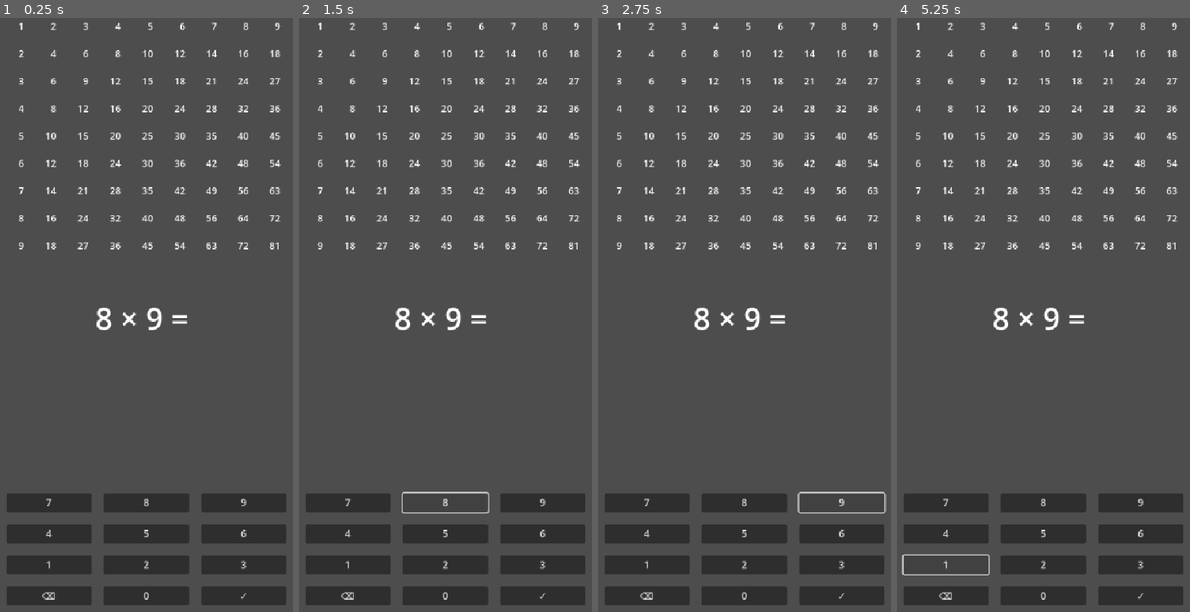
Above: before the commit, frames 1-4 (left to right).
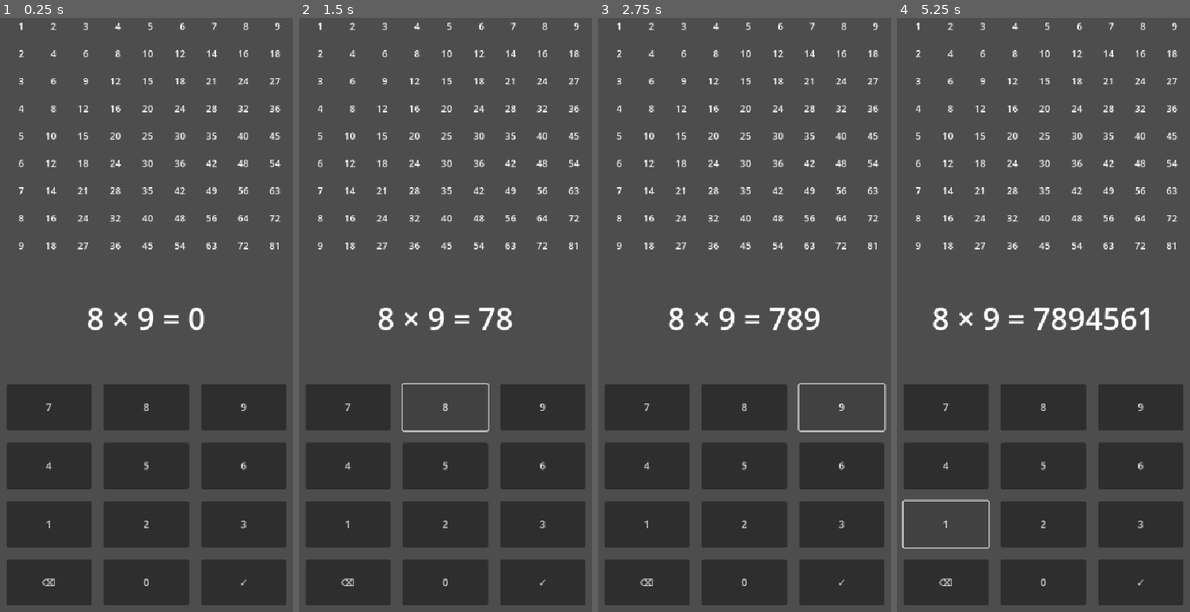
Above: after the commit, the same moments.

Repository: not-learning/einmaleins
Game: Godot game, scene res://main.tscn
Two runs of this game, one before a commit and one after it. Both use one fixed random seed, a clock stepped at 60 frames per second and the inputs below.
Inputs:
- Up to frame 1 (0.25 s): no input
- Up to frame 2 (1.5 s): click "7" at 0.5 s; click "8" at 1.25 s
- Up to frame 3 (2.75 s): click "9" at 2 s
- Up to frame 4 (5.25 s): click "4" at 2.75 s; click "5" at 3.5 s; click "6" at 4.25 s; click "1" at 5 s

The runs differ from the first frame. In frame 1, 20% of the frame differs, in the area x 2-98%, y 48-98%; in frame 2, 18%; in frame 3, 18%; in frame 4, 20%.

Commit message:
Basics work.

Diff:
--- a/exercise.gd
+++ b/exercise.gd
@@ -1,10 +1,21 @@
 extends Label
 
+signal correct
+
+var a: int
+var b: int
+var ans: int
+var check: bool
+var ex: String
+
 func _ready() -> void:
-	var a := randi() % 8 + 2
-	var b := randi() % 8 + 2
-	var ex := "%d × %d = " % [a, b]
-	text = ex
+	a = randi() % 8 + 2
+	b = randi() % 8 + 2
 
 func _process(_delta: float) -> void:
-	pass # Replace with function body.
+	ex = "%d × %d = " % [a, b]
+	text = ex + str(ans)
+	if check && ans == a * b:
+		a = randi() % 8 + 2
+		b = randi() % 8 + 2
+		correct.emit()
--- a/exercise.tscn
+++ b/exercise.tscn
@@ -2,7 +2,7 @@
 
 [ext_resource type="Script" uid="uid://cs5ondoqhx7w0" path="res://exercise.gd" id="1_7w0te"]
 
-[node name="MarginContainer" type="MarginContainer"]
+[node name="ExMargin" type="MarginContainer"]
 offset_right = 40.0
 offset_bottom = 40.0
 size_flags_horizontal = 4
--- /dev/null
+++ b/key_num.gd
@@ -0,0 +1,15 @@
+extends Button
+
+signal send_num(num: int)
+var num: int
+
+func _ready() -> void:
+	pass # Replace with function body.
+
+
+# Called every frame. 'delta' is the elapsed time since the previous frame.
+func _process(delta: float) -> void:
+	pass
+
+func _on_button_down() -> void:
+	send_num.emit(num)
--- a/key_num.tscn
+++ b/key_num.tscn
@@ -1,6 +1,21 @@
-[gd_scene format=3 uid="uid://bjrcq6onbx8tg"]
+[gd_scene load_steps=3 format=3 uid="uid://bjrcq6onbx8tg"]
 
-[node name="MarginContainer" type="MarginContainer"]
+[ext_resource type="Script" uid="uid://c51c2ouwpobqi" path="res://key_num.gd" id="1_pkc0r"]
+
+[sub_resource type="GDScript" id="GDScript_pkc0r"]
+script/source = "extends MarginContainer
+
+# Called when the node enters the scene tree for the first time.
+func _ready() -> void:
+	pass # Replace with function body.
+
+
+# Called every frame. 'delta' is the elapsed time since the previous frame.
+func _process(delta: float) -> void:
+	pass
+"
+
+[node name="KeyMargin" type="MarginContainer"]
 anchors_preset = 8
 anchor_left = 0.5
 anchor_top = 0.5
@@ -14,7 +29,11 @@
 grow_vertical = 2
 size_flags_horizontal = 3
 size_flags_vertical = 3
+script = SubResource("GDScript_pkc0r")
 
 [node name="KeyNum" type="Button" parent="."]
 layout_mode = 2
 action_mode = 0
+script = ExtResource("1_pkc0r")
+
+[connection signal="button_down" from="KeyNum" to="KeyNum" method="_on_button_down"]
--- a/keypad.gd
+++ b/keypad.gd
@@ -1,6 +1,10 @@
 extends GridContainer
 
+signal ans_upd(num: int, check: bool)
+
 @export var button_scene: PackedScene
+var ans: int
+var check: bool
 
 var nums := [
 	7, 8, 9,
@@ -17,10 +21,23 @@
 ]
 
 func _ready() -> void:
-	for ss in strs:
-		var btn = button_scene.instantiate()
-		btn.get_child(0).text = ss
-		add_child(btn)
+	for i in 12:
+		var keyMarg = button_scene.instantiate()
+		add_child(keyMarg)
+		var btn = keyMarg.get_node("KeyNum")
+		btn.text = strs[i]
+		btn.num = i
+		btn.send_num.connect(_on_send_num)
+
+func _on_send_num(num: int):
+	check = false
+	if num == 9:
+		ans /= 10
+	elif num == 11:
+		check = true
+	else:
+		ans = nums[num] + 10*ans
+	ans_upd.emit(ans, check)
 
 func _process(delta: float) -> void:
 	pass
--- /dev/null
+++ b/main.gd
@@ -0,0 +1,21 @@
+extends VBoxContainer
+
+var ex: Label
+var kp: GridContainer
+
+func _ready() -> void:
+	kp = get_node("KeypadMargin/Keypad")
+	kp.ans_upd.connect(_on_ans_upd)
+	ex = get_node("ExMargin/Exercise")
+	ex.correct.connect(_on_correct)
+
+func _on_ans_upd(ans: int, check: bool):
+	ex.ans = ans
+	ex.check = check
+
+func _on_correct():
+	kp.ans = 0
+	ex.ans = 0
+
+func _process(delta: float) -> void:
+	pass
--- a/main.tscn
+++ b/main.tscn
@@ -1,6 +1,7 @@
-[gd_scene load_steps=4 format=3 uid="uid://dnc7mbmkyyud"]
+[gd_scene load_steps=5 format=3 uid="uid://dnc7mbmkyyud"]
 
 [ext_resource type="PackedScene" uid="uid://b4ux8sr558ts5" path="res://xtable.tscn" id="1_0xm2m"]
+[ext_resource type="Script" uid="uid://bcnre1k1ogd5m" path="res://main.gd" id="1_1bvp3"]
 [ext_resource type="PackedScene" uid="uid://dqtjdgxtsokyj" path="res://exercise.tscn" id="2_h2yge"]
 [ext_resource type="PackedScene" uid="uid://d273utle5fn7" path="res://keypad.tscn" id="3_h2yge"]
 
@@ -12,13 +13,13 @@
 grow_vertical = 2
 size_flags_horizontal = 3
 size_flags_vertical = 3
+script = ExtResource("1_1bvp3")
 
 [node name="Xtable" parent="." instance=ExtResource("1_0xm2m")]
 layout_mode = 2
 
-[node name="Exercise" parent="." instance=ExtResource("2_h2yge")]
+[node name="ExMargin" parent="." instance=ExtResource("2_h2yge")]
 layout_mode = 2
 
 [node name="KeypadMargin" parent="." instance=ExtResource("3_h2yge")]
 layout_mode = 2
-size_flags_vertical = 10
--- a/mult.tscn
+++ b/mult.tscn
@@ -1,6 +1,6 @@
 [gd_scene format=3 uid="uid://bcvt6up78uf5o"]
 
-[node name="MarginContainer" type="MarginContainer"]
+[node name="MultMargin" type="MarginContainer"]
 anchors_preset = 8
 anchor_left = 0.5
 anchor_top = 0.5
@@ -19,7 +19,7 @@
 theme_override_constants/margin_right = 10
 theme_override_constants/margin_bottom = 10
 
-[node name="Label" type="Label" parent="."]
+[node name="Mult" type="Label" parent="."]
 layout_mode = 2
 theme_override_font_sizes/font_size = 15
 horizontal_alignment = 2
--- a/xtable.gd
+++ b/xtable.gd
@@ -6,7 +6,7 @@
 	for i in 9:
 		for j in 9:
 			var mul = mult_scene.instantiate()
-			mul.get_child(0).text = str((i+1) * (j+1))
+			mul.get_node("Mult").text = str((i+1) * (j+1))
 			add_child(mul)
 
 func _process(delta: float) -> void:
Not shown, added: key_num.gd.uid
Not shown, added: main.gd.uid
